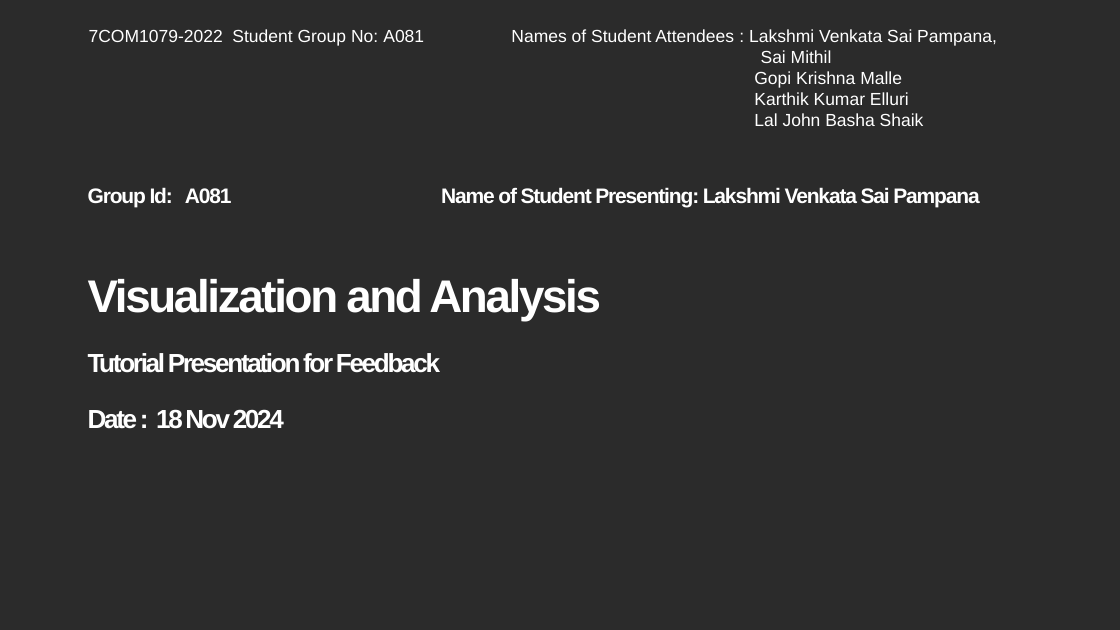
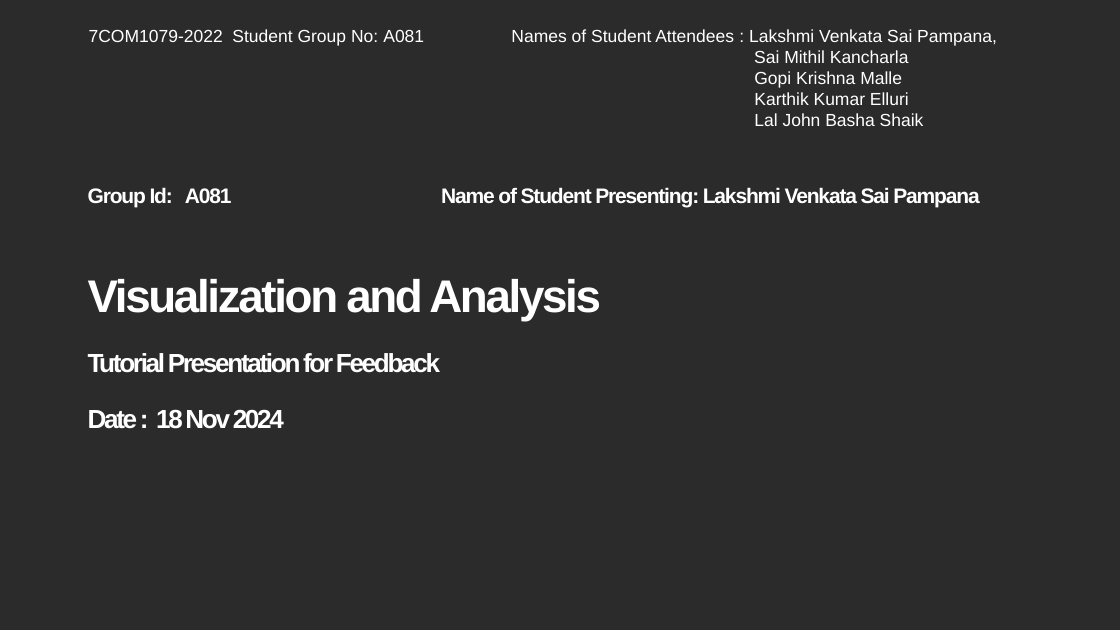
Before and after one commit to Sai91004/US-Public-Food-Assistance-1-A81-, a slide deck: slide 1 of team A081.pptx. Drawn at 1120x630 pixels with LibreOffice and Linux fonts; fonts in the diff are those of the drawing; background and template pictures are left out; a plain dark background stands for a picture behind light text. Boxes give left, top, right and bottom in pixels: in the first picture for what was removed or moved away, otherwise in the second. Text is boxed around its words. In the diff, an @@ line names an element or a change of style, - is before the commit and + after.

```diff
--- a/team A081.pptx
+++ b/team A081.pptx
@@ text at <box>754,50,909,63</box>: text changed @@
-Sai Mithil
+Sai Mithil Kancharla
```
